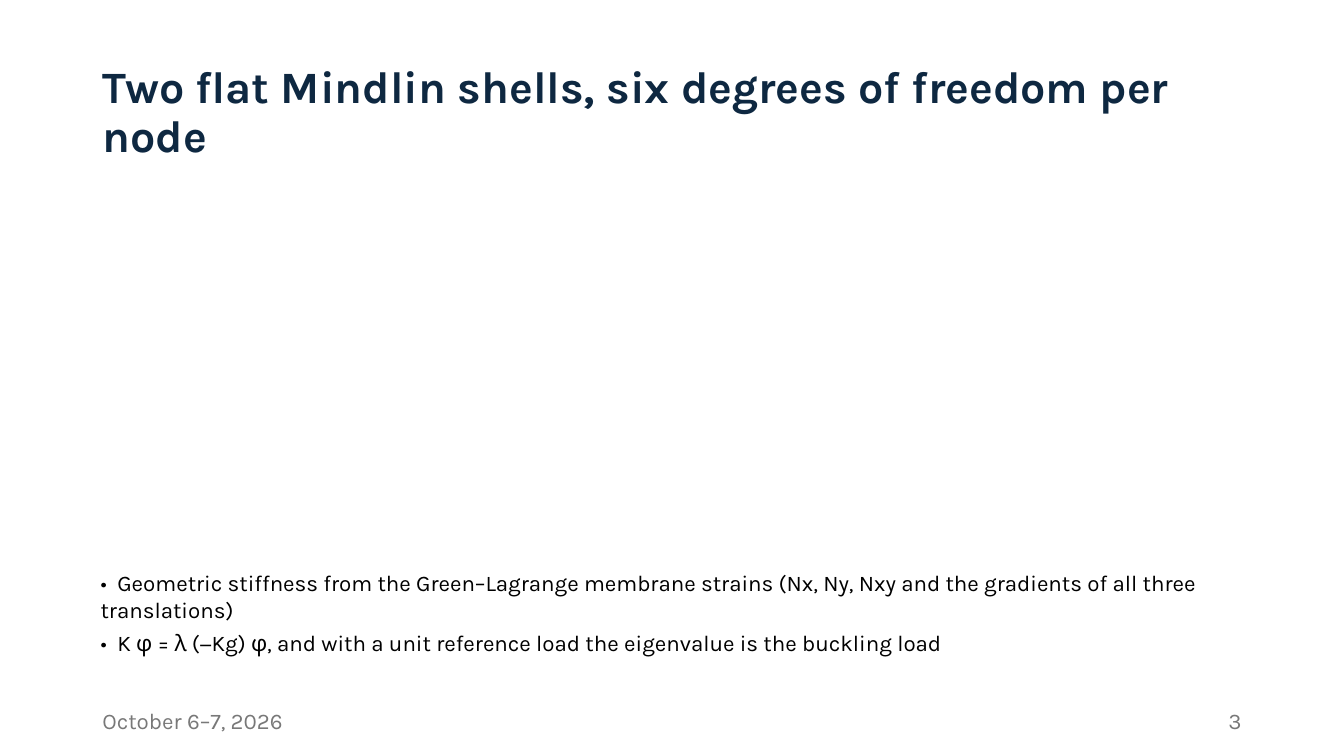
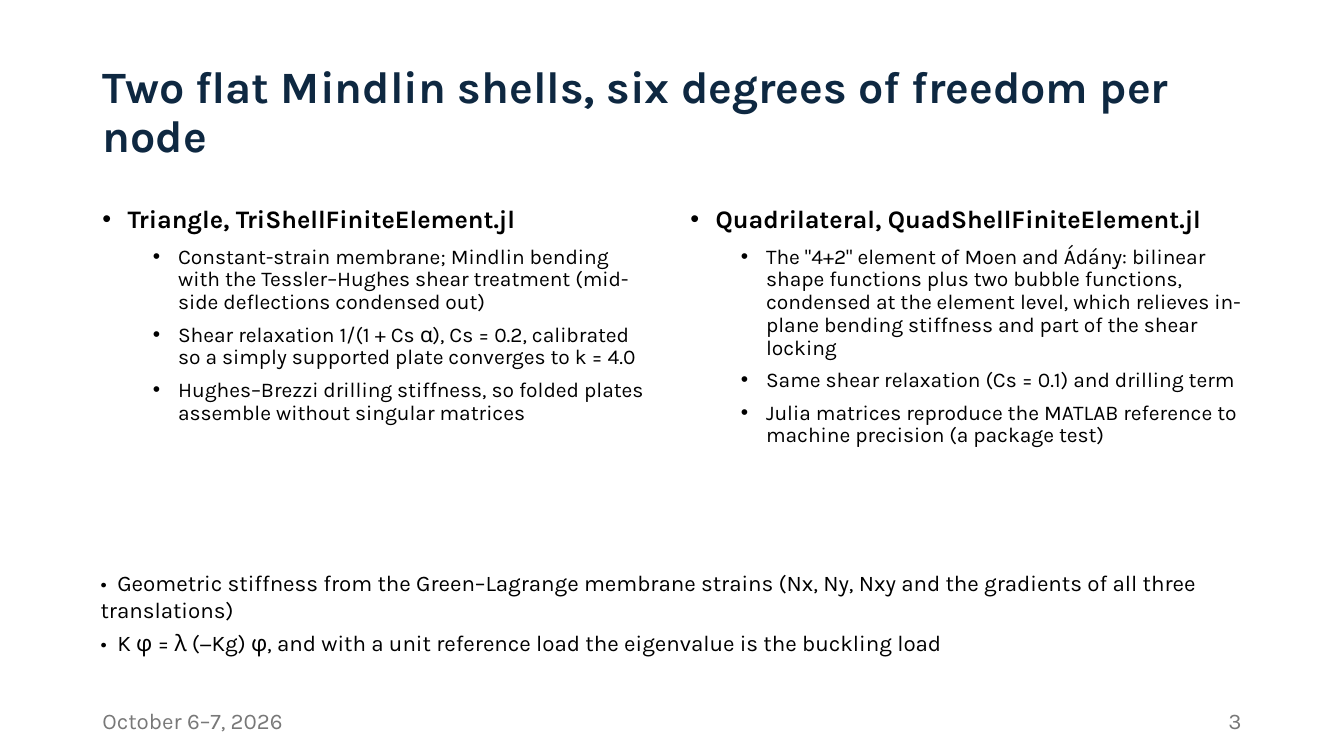
Before and after one commit to runtosolve/ICCFSS2026_MoenShabhariStudElasticBuckling, a slide deck: slide 3 of presentation/Moen_Shabhari_ICCFSS_2026.pptx. Drawn at 1344x756 pixels with LibreOffice and Linux fonts; fonts in the diff are those of the drawing. Boxes give left, top, right and bottom in pixels: in the first picture for what was removed or moved away, otherwise in the second. Text is boxed around its words. In the diff, an @@ line names an element or a change of style, - is before the commit and + after.

```diff
--- a/presentation/Moen_Shabhari_ICCFSS_2026.pptx
+++ b/presentation/Moen_Shabhari_ICCFSS_2026.pptx
@@ text added at (128, 210, 643, 425), 15 pt, text #000000 @@
+• Triangle, TriShellFiniteElement.jl
+  • Constant-strain membrane; Mindlin bending with the Tessler–Hughes shear treatment (mid-side deflections condensed out)
+  • Shear relaxation 1/(1 + Cs α), Cs = 0.2, calibrated so a simply supported plate converges to k = 4.0
+  • Hughes–Brezzi drilling stiffness, so folded plates assemble without singular matrices
@@ text added at (716, 210, 1240, 447), 15 pt, text #000000 @@
+• Quadrilateral, QuadShellFiniteElement.jl
+  • The "4+2" element of Moen and Ádány: bilinear shape functions plus two bubble functions, condensed at the element level, which relieves in-plane bending stiffness and part of the shear locking
+  • Same shear relaxation (Cs = 0.1) and drilling term
+  • Julia matrices reproduce the MATLAB reference to machine precision (a package test)
```
Also in this commit, not shown: 4 other slides changed, 3 other files.
